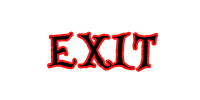
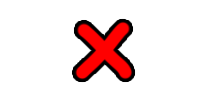
Layers edited between the first and the second 200px x 100px image:
showed "닫기" over left=74, top=21, right=133, bottom=80
hid "EXIT" over left=49, top=33, right=157, bottom=70
